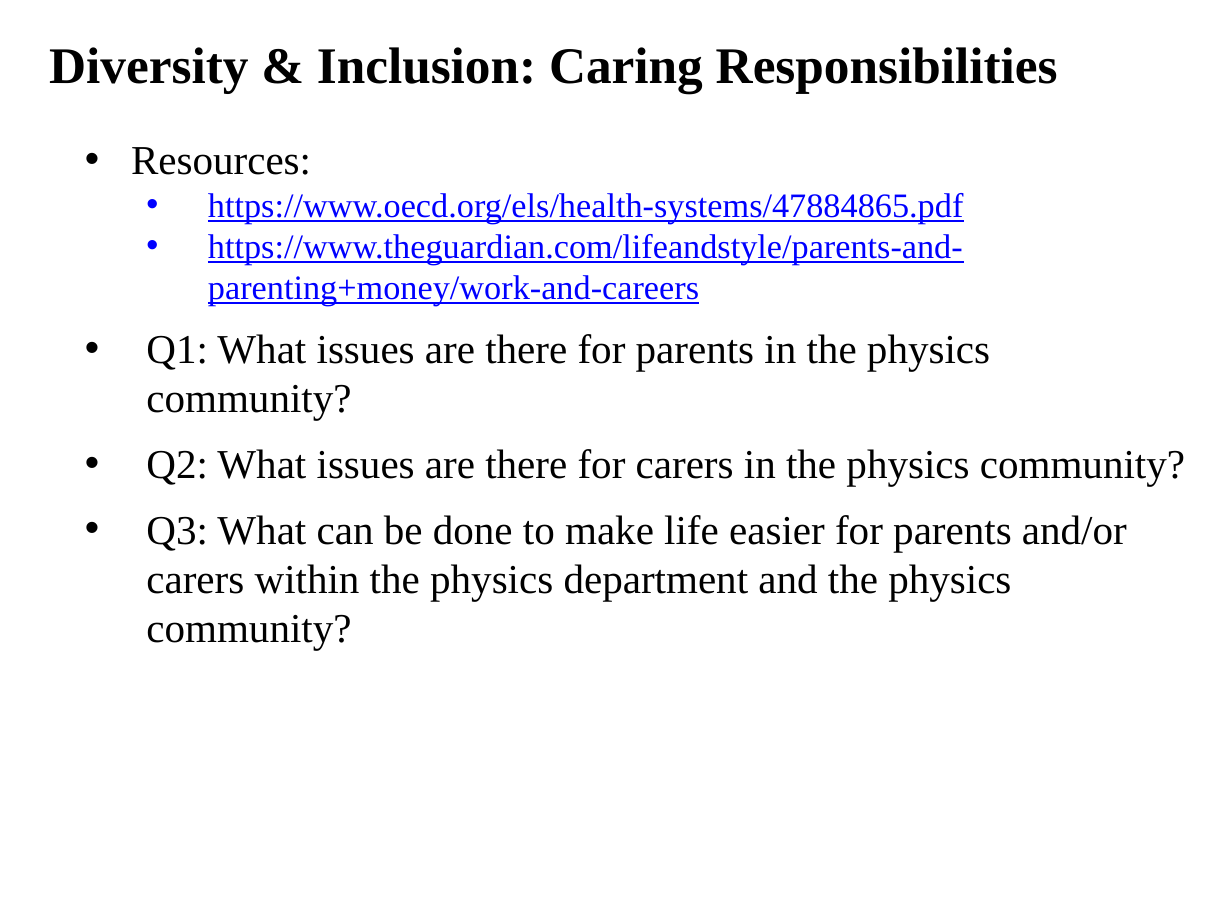
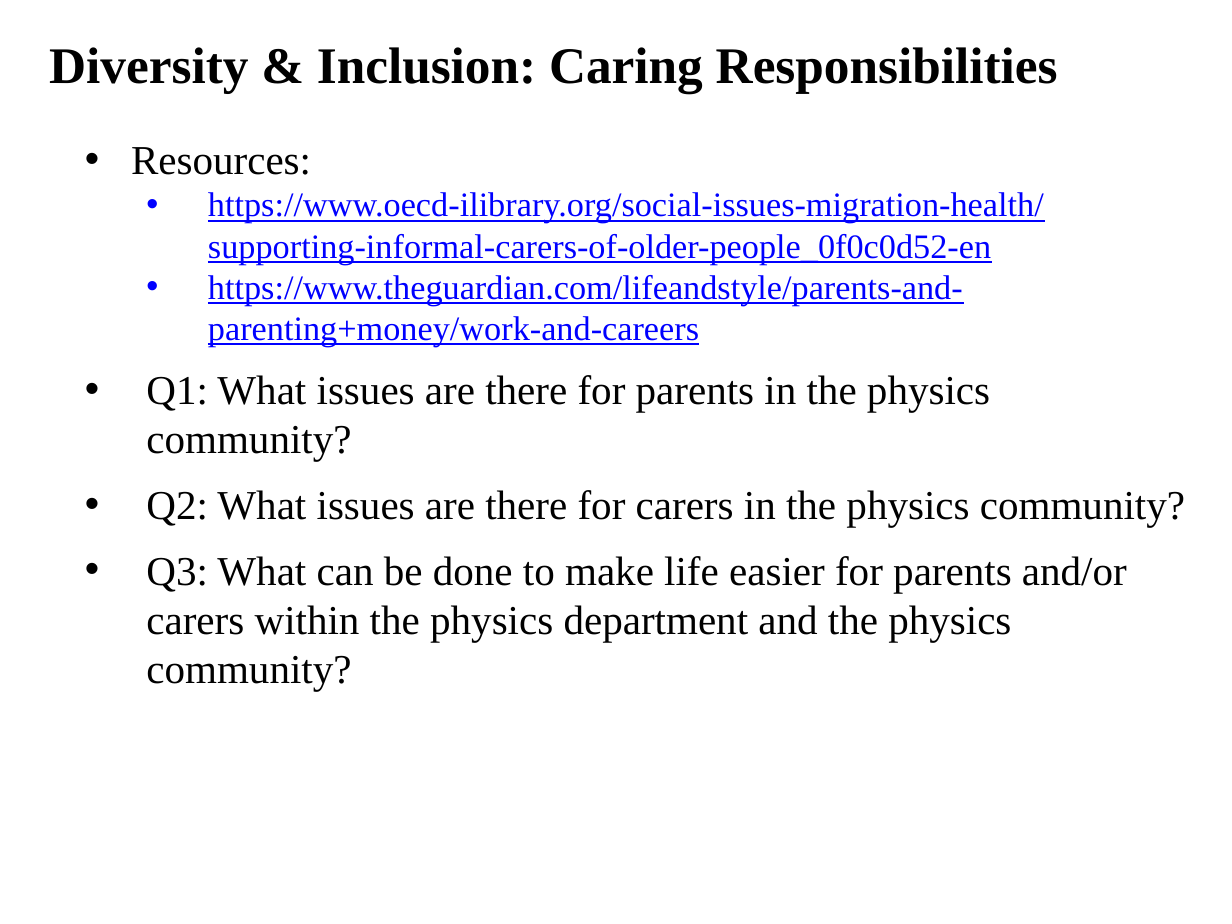
Before and after one commit to ajvanderhorst/PhysicsCapstoneGW, a slide deck: slide 23 of Slides/Class13.pptx (slide 19 before the commit). Drawn at 1232x924 pixels with LibreOffice and Linux fonts; fonts in the diff are those of the drawing. Boxes give left, top, right and bottom in pixels: in the first picture for what was removed or moved away, otherwise in the second. Text is boxed around its words. In the diff, an @@ line names an element or a change of style, - is before the commit and + after.

```diff
--- a/Slides/Class13.pptx
+++ b/Slides/Class13.pptx
@@ text at <box>208,192,1044,265</box>: text changed @@
-  • https://www.oecd.org/els/health-systems/47884865.pdf
+  • https://www.oecd-ilibrary.org/social-issues-migration-health/supporting-informal-carers-of-older-people_0f0c0d52-en
```
Also in this commit, not shown: 10 other slides changed, 4 slides added, 15 other files.
